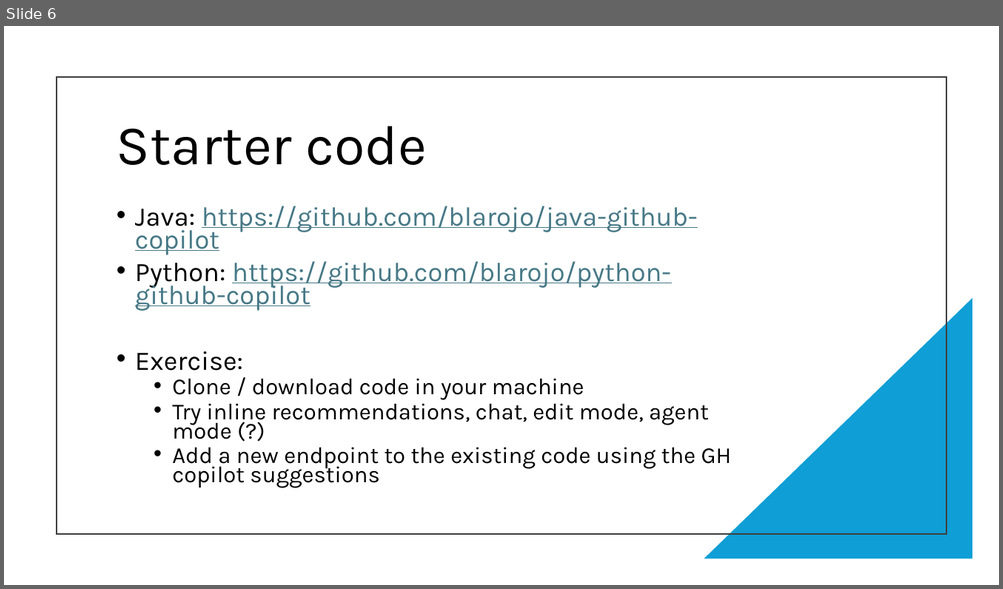
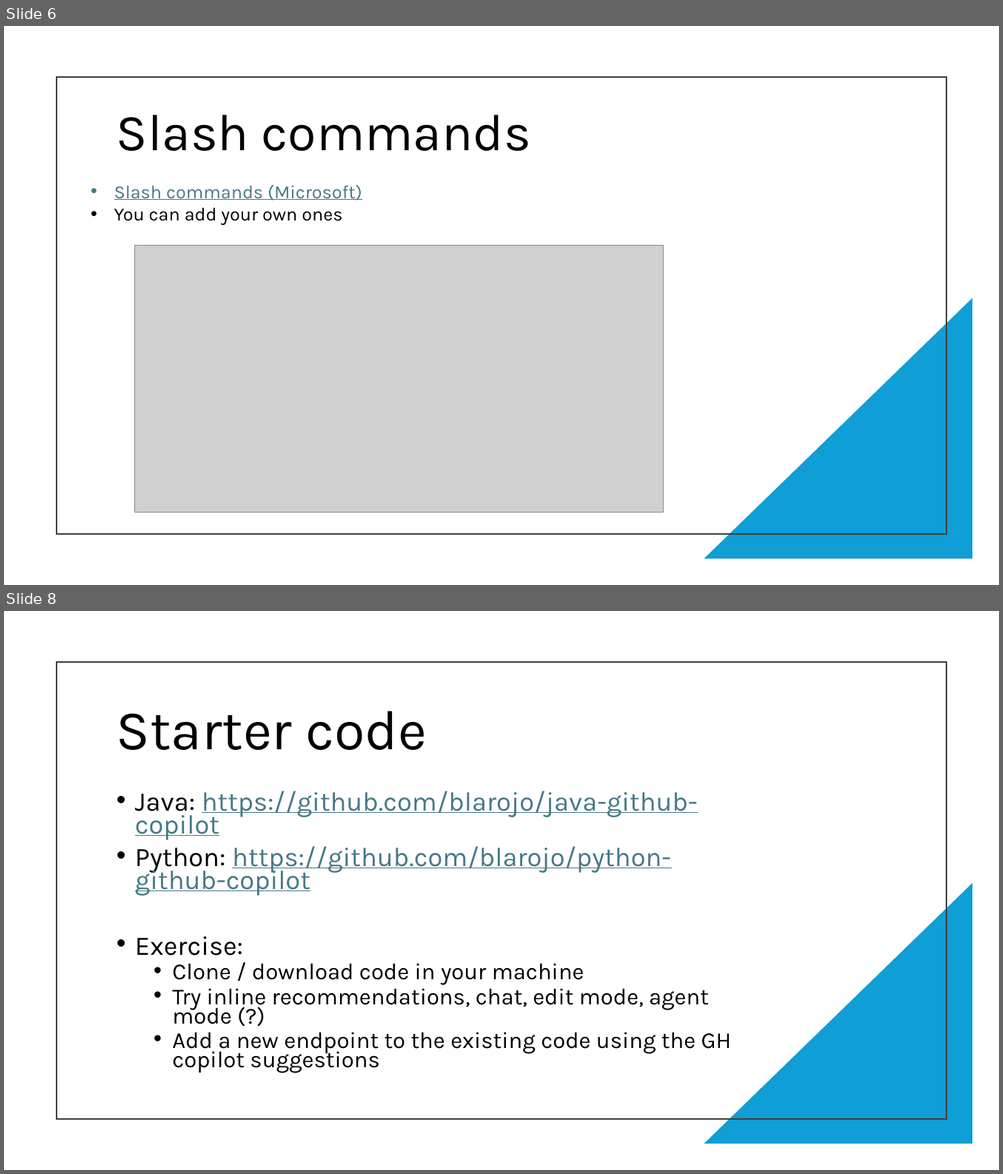
Before and after one commit to blarojo/code-dojo, a slide deck: Code Dojo - GitHub copilot.pptx. Shown one above the other, each under a label of ours: slide 6 before the commit, slides 6 and 8 after it; the slides between them are not shown. The pictures are 1003x589 and 1003x1174 pixels, drawn with LibreOffice and Linux fonts; fonts in the diff are those of the drawing; grey boxes stand for pictures. Boxes give left, top, right and bottom in pixels: in the first picture for what was removed or moved away, otherwise in the second. Text is boxed around its words. In the diff, an @@ line names an element or a change of style, - is before the commit and + after.

```diff
--- a/Code Dojo - GitHub copilot.pptx
+++ b/Code Dojo - GitHub copilot.pptx
@@ slide 6 added at bbox=[4, 26, 999, 585], background #FFFFFF @@
@@ rectangle added at bbox=[57, 77, 946, 534], outline #404040 1.5 pt @@
@@ title added at bbox=[116, 115, 531, 151], 50 pt, text #000000 @@
+Slash commands
@@ text added at bbox=[114, 185, 362, 225], 18 pt, text #467886, underline @@
+• Slash commands (Microsoft)
+• You can add your own ones
@@ picture added at bbox=[134, 245, 663, 512] @@
@@ right triangle added at bbox=[704, 298, 973, 560], fill #0F9ED5 @@
@@ what was slide 6 is now slide 8 @@
```
Also in this commit, not shown: 1 slide changed, 2 other slides added, 1 slide removed.
